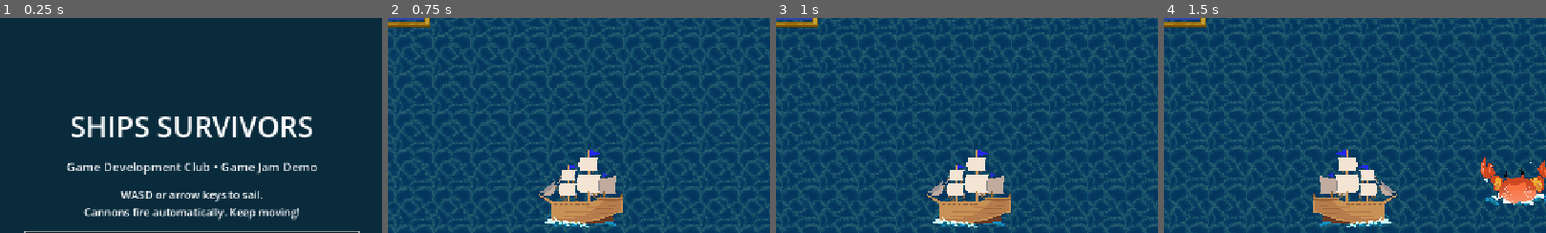
Above: before the commit, frames 1-4 (left to right).
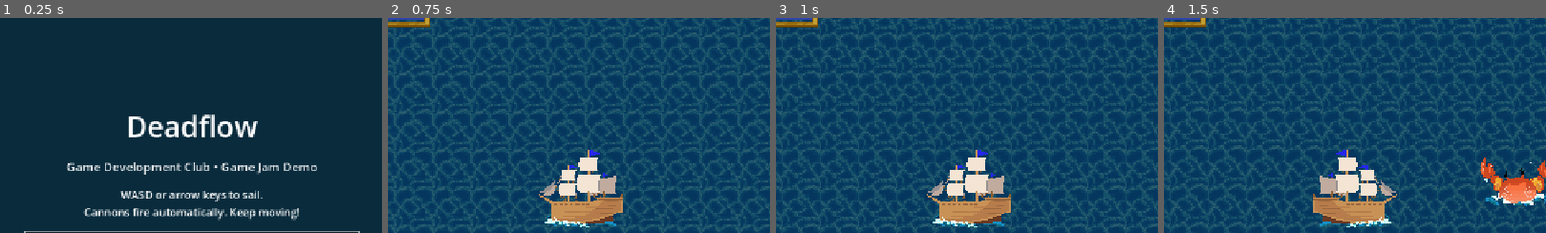
Above: after the commit, the same moments.

Repository: shipsSurvivors/game
Game: Godot game, scene res://scenes/ui/title_screen.tscn
Same seed, same stepped clock (60 frames per second), same inputs: the game is played once before the commit and once after it. The engine's default icon, where the game draws it, is replaced by a stand-in: a white triangle on a blue panel in a dark square.
Inputs:
- Up to frame 1 (0.25 s): no input
- Up to frame 2 (0.75 s): click "SET SAIL" at 0.5 s
- Up to frame 3 (1 s): no input
- Up to frame 4 (1.5 s): hold D (move_right) from 1.28 s (still down)
The pictures show only the part of the screen within x 25-75%, y 10-60%; the shares and areas given below are measured in that part.

The runs differ from the first frame. In frame 1, 4.0% of the frame differs, in the area x 18-82%, y 44-56%; in frame 2, nothing differs; in frame 3, nothing differs; in frame 4, nothing differs.

Commit message:
Title: Deadflow
Changed the title name of the game to what we all agreed upon.

Diff:
--- a/scenes/ui/title_screen.tscn
+++ b/scenes/ui/title_screen.tscn
@@ -37,7 +37,7 @@
 [node name="Title" type="Label" parent="CenterContainer/VBoxContainer" unique_id=1102061792]
 layout_mode = 2
 theme_override_font_sizes/font_size = 48
-text = "SHIPS SURVIVORS"
+text = "Deadflow"
 horizontal_alignment = 1
 
 [node name="Subtitle" type="Label" parent="CenterContainer/VBoxContainer" unique_id=1190138354]
